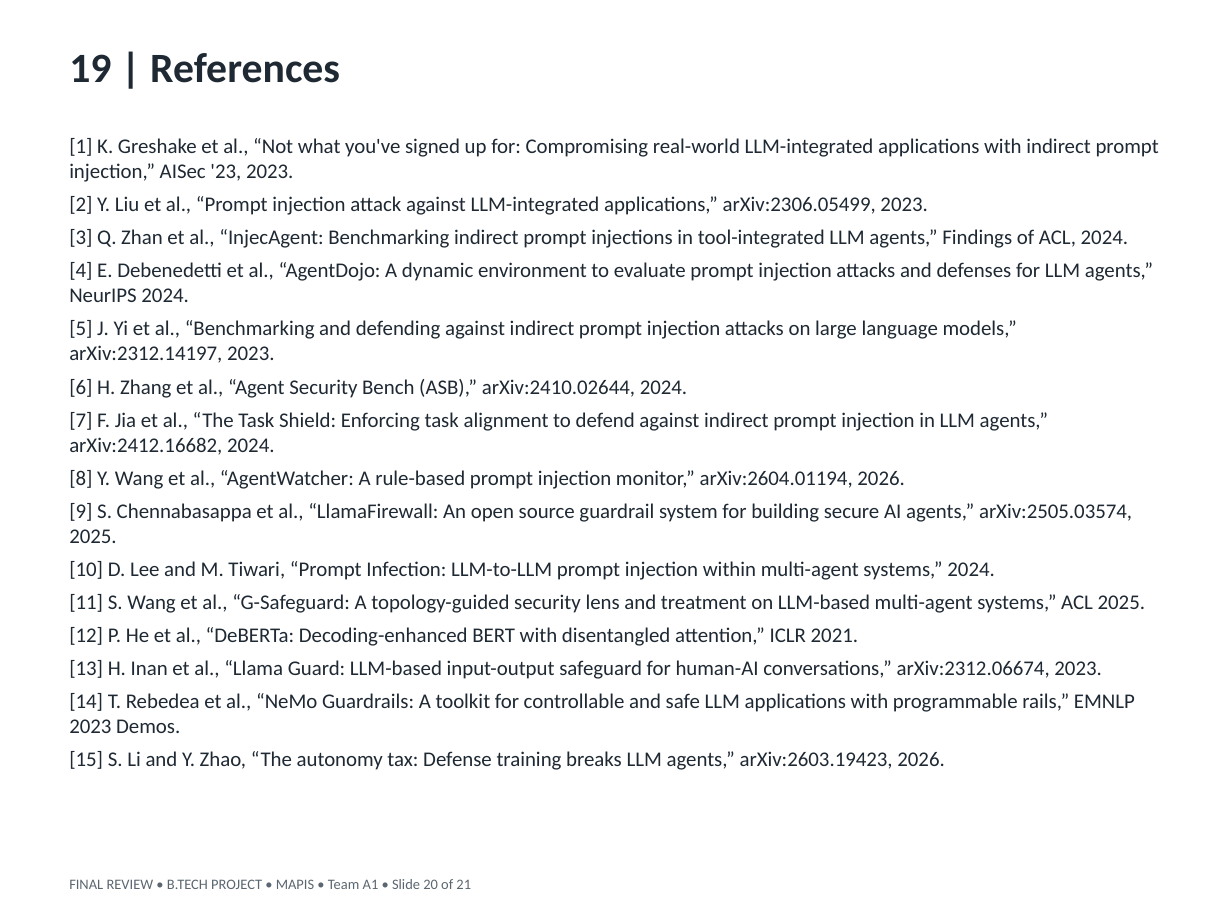
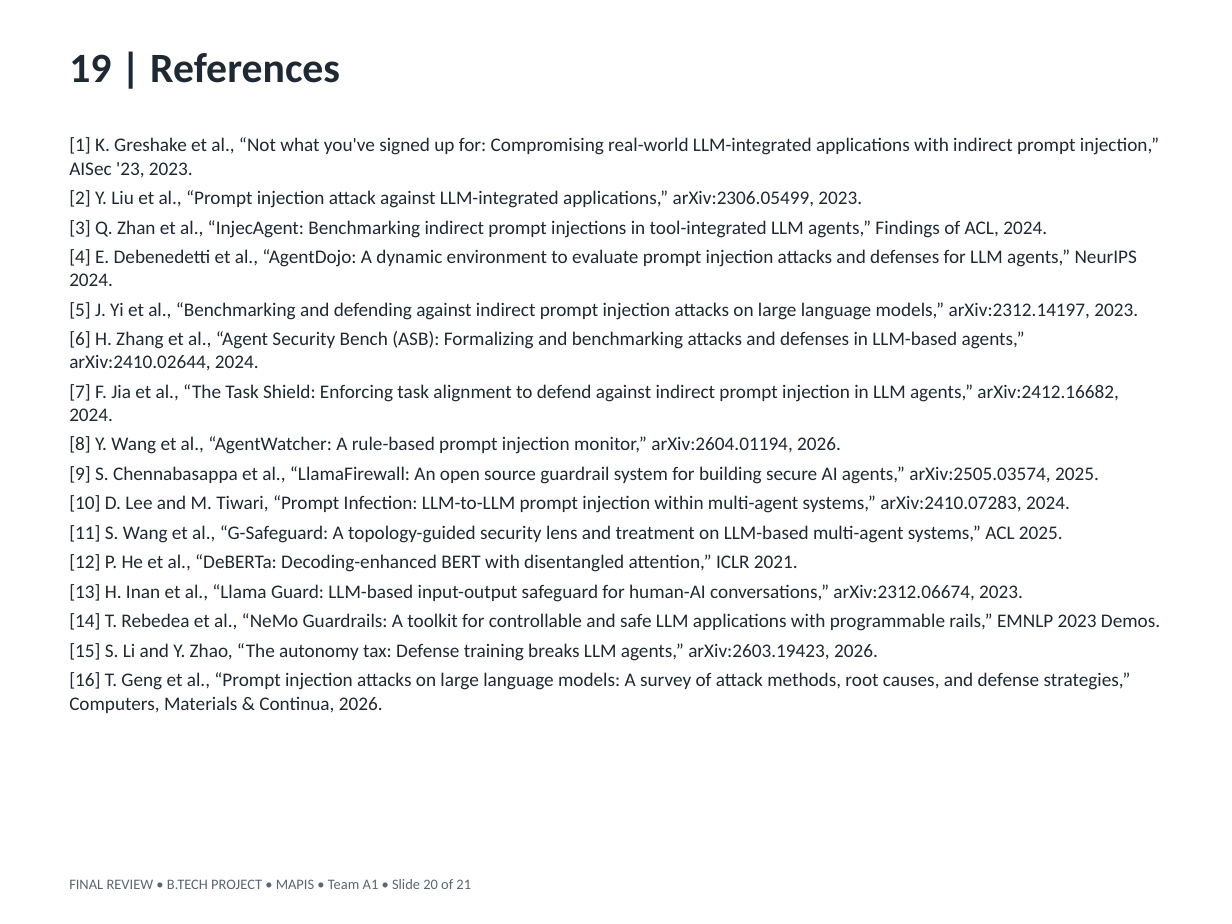
Before and after one commit to Vishnu868/Mapis, a slide deck: slide 20 of docs/final/MAPIS_Final_Review.pptx. Drawn at 1232x924 pixels with LibreOffice and Linux fonts; fonts in the diff are those of the drawing. Boxes give left, top, right and bottom in pixels: in the first picture for what was removed or moved away, otherwise in the second. Text is boxed around its words. In the diff, an @@ line names an element or a change of style, - is before the commit and + after.

Commit message:
Final deck review: First Review wording for team roles, accurate split and class claims, full references, tighter layout

```diff
--- a/docs/final/MAPIS_Final_Review.pptx
+++ b/docs/final/MAPIS_Final_Review.pptx
@@ text at (x1=69, y1=137, x2=1160, y2=661): size 13 to 12 pt in "[1] K. Greshake et al., “Not what ...", "[2] Y. Liu et al., “Prompt injection ...", "[3] Q. Zhan et al., “InjecAgent: Benchmarking ...", "[4] E. Debenedetti et al., “AgentDojo: A ..." and 9 more places; less space between paragraphs @@
@@ text at (x1=69, y1=331, x2=1025, y2=371): text changed; size 13 to 12 pt @@
-[6] H. Zhang et al., “Agent Security Bench (ASB),” arXiv:2410.02644, 2024.
+[6] H. Zhang et al., “Agent Security Bench (ASB): Formalizing and benchmarking attacks and defenses in LLM-based agents,” arXiv:2410.02644, 2024.
@@ text at (x1=69, y1=495, x2=1070, y2=513): text changed; size 13 to 12 pt @@
-[10] D. Lee and M. Tiwari, “Prompt Infection: LLM-to-LLM prompt injection within multi-agent systems,” 2024.
+[10] D. Lee and M. Tiwari, “Prompt Infection: LLM-to-LLM prompt injection within multi-agent systems,” arXiv:2410.07283, 2024.
@@ text at (x1=69, y1=672, x2=1131, y2=713): paragraph added @@
+[16] T. Geng et al., “Prompt injection attacks on large language models: A survey of attack methods, root causes, and defense strategies,” Computers, Materials & Continua, 2026.
```
Also in this commit, not shown: 6 other slides changed, 4 other files.
